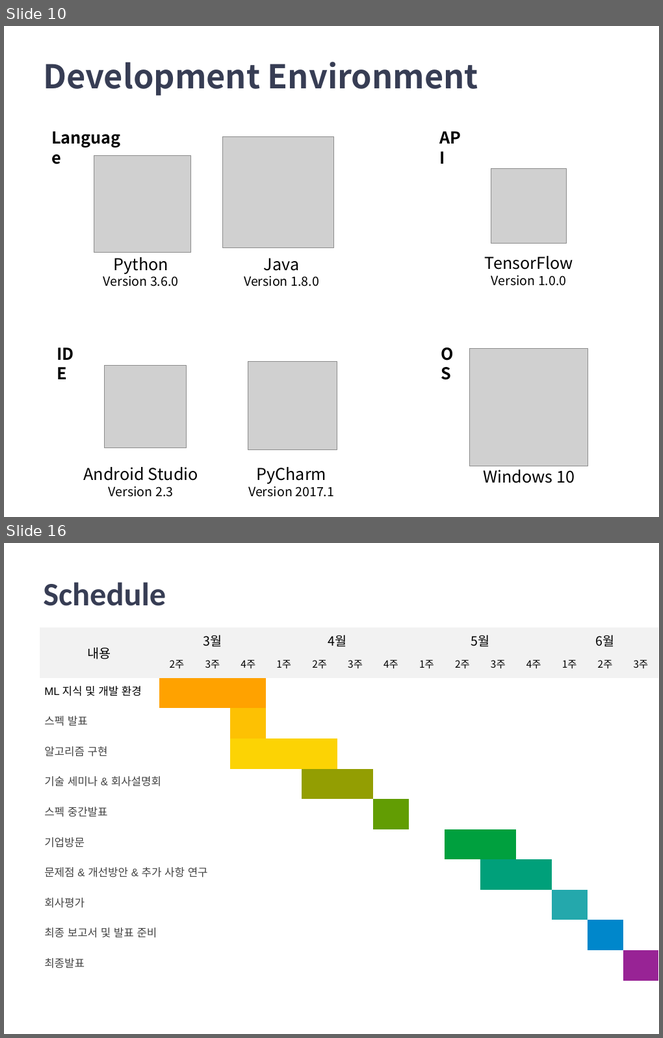
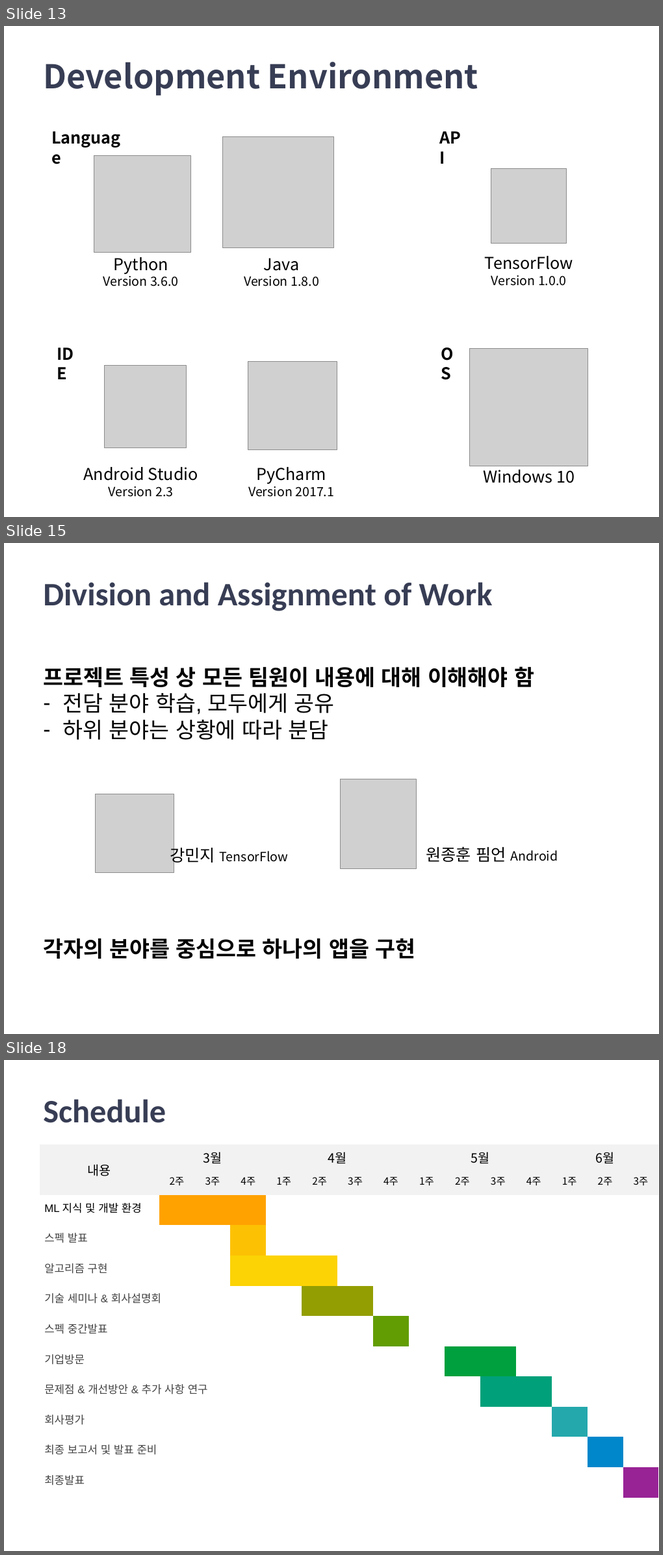
Before and after one commit to Jamjomjara/snu-artoon, a slide deck: artoon-spec.pptx. Shown one above the other, each under a label of ours: slides 10 and 16 before the commit, slides 13, 15 and 18 after it; the slides between them are not shown. The pictures are 663x1038 and 663x1555 pixels, drawn with LibreOffice and Linux fonts; fonts in the diff are those of the drawing; grey boxes stand for pictures; background and template pictures are left out. Boxes give left, top, right and bottom in pixels: in the first picture for what was removed or moved away, otherwise in the second. Text is boxed around its words. In the diff, an @@ line names an element or a change of style, - is before the commit and + after.

```diff
--- a/artoon-spec.pptx
+++ b/artoon-spec.pptx
@@ slide 15 added at bbox=[4, 543, 659, 1034], background #FFFFFF @@
@@ title added at bbox=[43, 582, 493, 611], 36 pt, text #373D54, bold @@
+Division and Assignment of Work
@@ text added at bbox=[43, 667, 534, 740], 24 pt, text #000000 @@
+프로젝트 특성 상 모든 팀원이 내용에 대해 이해해야 함
+– 전담 분야 학습, 모두에게 공유
+– 하위 분야는 상황에 따라 분담
@@ group added at bbox=[96, 780, 558, 873]: 2 pictures, 2 texts @@
+강민지 TensorFlow
+원종훈 핌언 Android
@@ text added at bbox=[43, 938, 415, 959], 24 pt, text #000000, bold @@
+각자의 분야를 중심으로 하나의 앱을 구현
@@ what was slide 10 is now slide 13 @@
@@ what was slide 16 is now slide 18 @@
```
Also in this commit, not shown: 4 slides changed, 5 other slides added, 4 slides removed.
